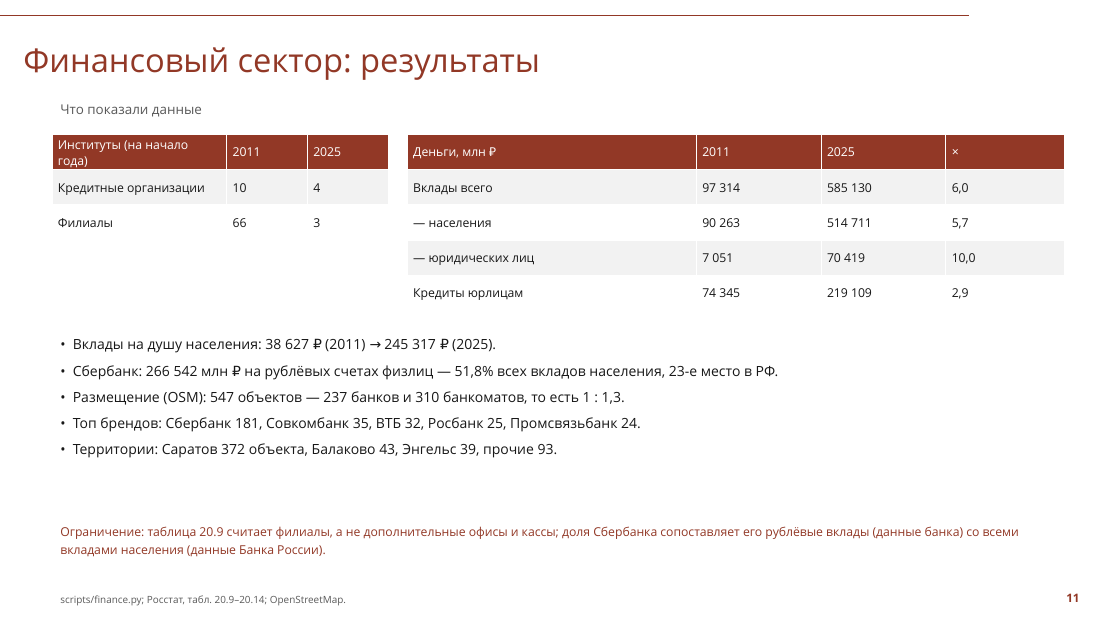
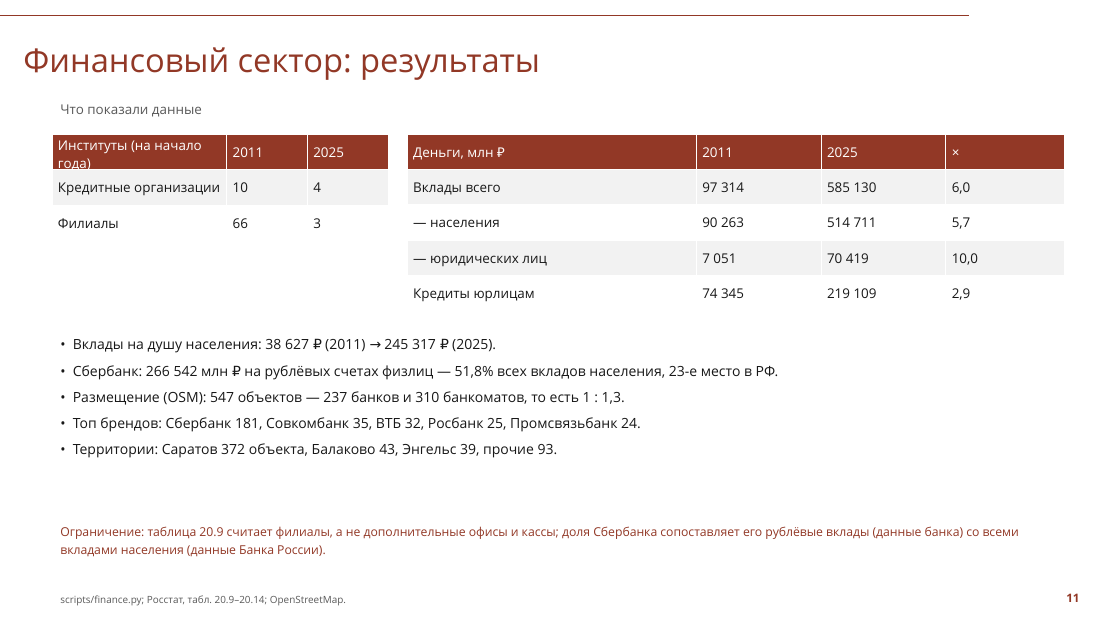
Before and after one commit to Seabas1/Analysis-of-regions, a slide deck: slide 11 of Саратовская_область_презентация_СПбГУ.pptx. Drawn at 1120x630 pixels with LibreOffice and Linux fonts; fonts in the diff are those of the drawing; background and template pictures are left out. Boxes give left, top, right and bottom in pixels: in the first picture for what was removed or moved away, otherwise in the second. Text is boxed around its words. In the diff, an @@ line names an element or a change of style, - is before the commit and + after.

```diff
--- a/Саратовская_область_презентация_СПбГУ.pptx
+++ b/Саратовская_область_презентация_СПбГУ.pptx
@@ table at (52,134,388,240) @@
@@ size 10.5 to 11.5 pt @@
@@ table at (408,134,1065,311) @@
@@ size 10.5 to 11.5 pt @@
```
Also in this commit, not shown: 14 other slides changed, 2 other files.
